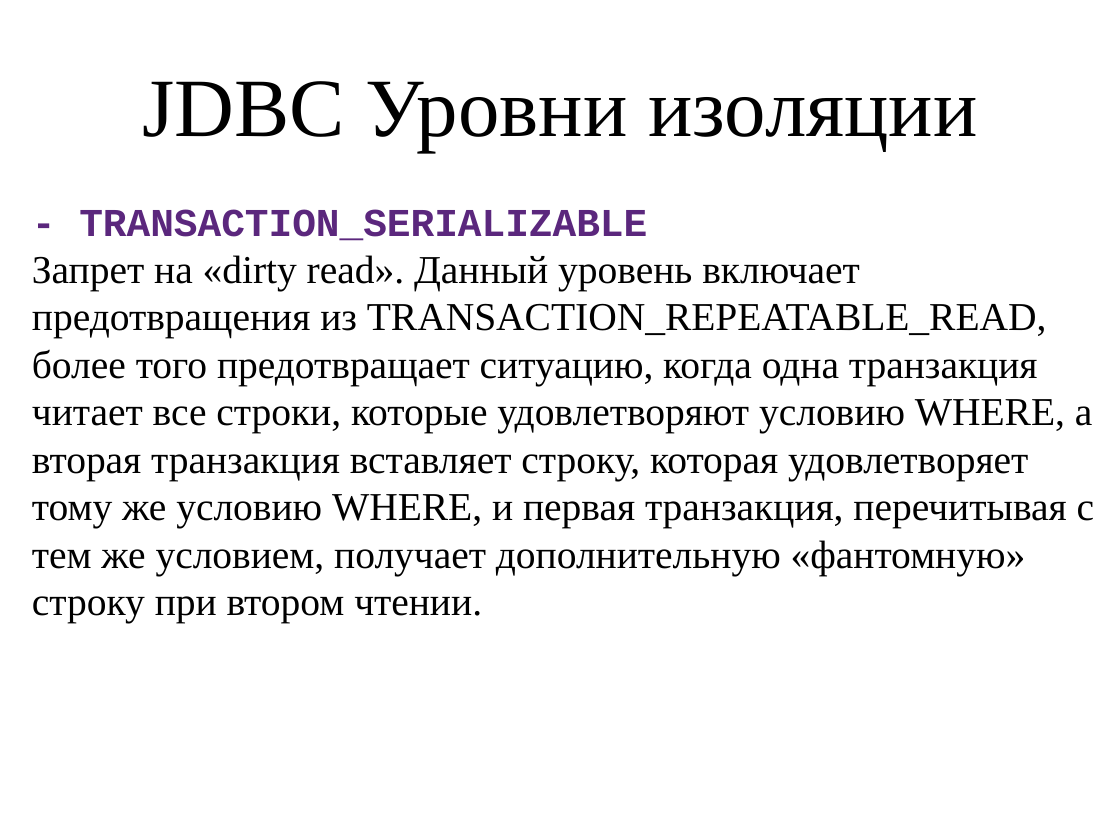
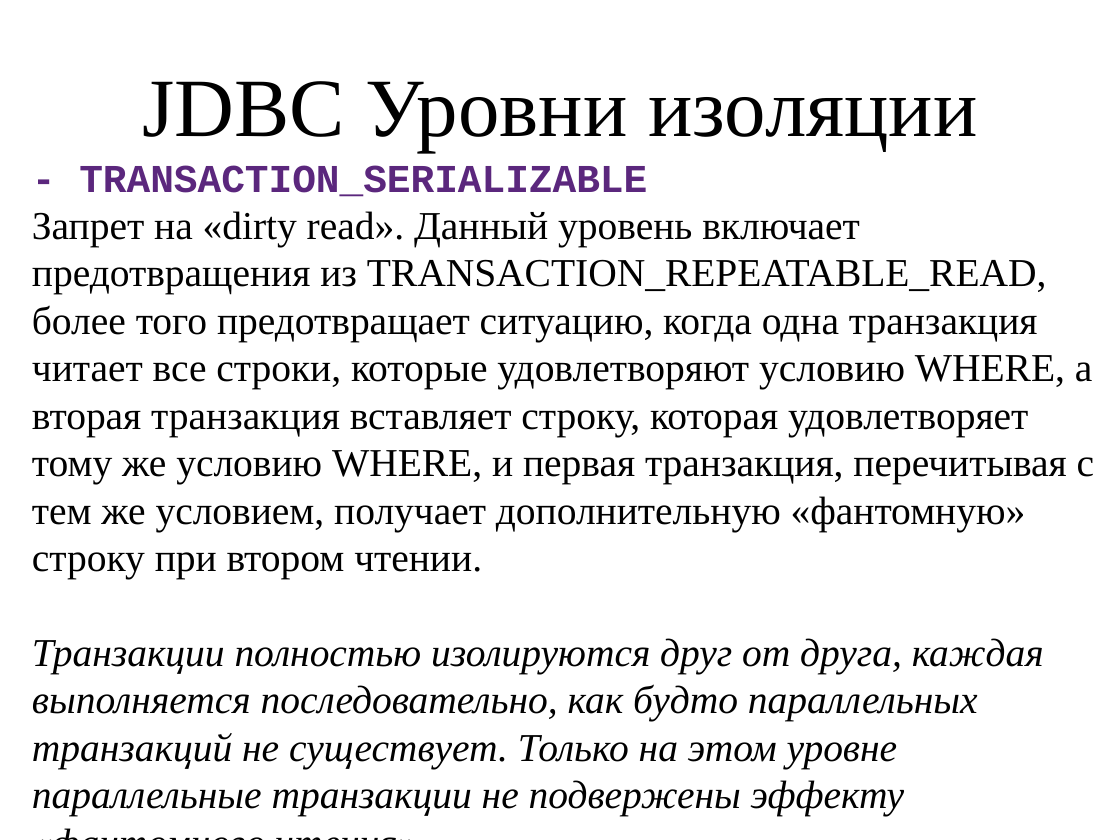
Before and after one commit to ksenikeev/dad, a slide deck: slide 16 of doc/JDBC Transaction.pptx (slide 15 before the commit). Drawn at 1120x840 pixels with LibreOffice and Linux fonts; fonts in the diff are those of the drawing. Boxes give left, top, right and bottom in pixels: in the first picture for what was removed or moved away, otherwise in the second. Text is boxed around its words. In the diff, an @@ line names an element or a change of style, - is before the commit and + after.

```diff
--- a/doc/JDBC Transaction.pptx
+++ b/doc/JDBC Transaction.pptx
@@ text "- TRANSACTION_SERIALIZABLE": place and size @@
-text "- TRANSACTION_SERIALIZABLE" at box(32, 209, 1095, 623)
+text "- TRANSACTION_SERIALIZABLE" at box(32, 165, 1095, 817)
@@ text at box(32, 638, 1044, 817): paragraph added @@
+Транзакции полностью изолируются друг от друга, каждая выполняется последовательно, как будто параллельных транзакций не существует. Только на этом уровне параллельные транзакции не подвержены эффекту «фантомного чтения».
```
Also in this commit, not shown: 2 other slides changed, 1 slide added.
